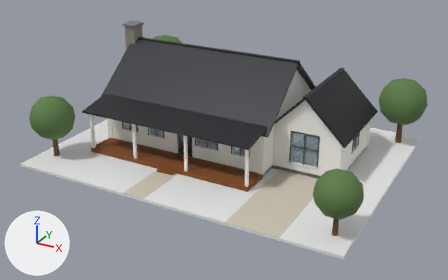
A saved change to the glTF model public/samples/ar-project-viewer/models/farmhouse-white.glb.
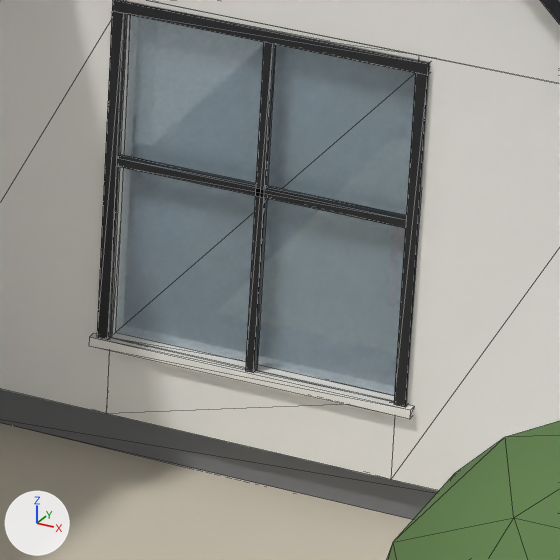
The first picture shows the older version from a camera (50 mm lens) standing at (0.375, -0.701, 0.367) and looking at (0.002, -0.023, 0.028). The close-ups show the older and then the newer version on the part from 63% to 74% of the width and 47% to 65% of the height of that picture. Only the edits that show in the close-ups are written down. Arrows for +X, +Y and +Z are at lower left; the lights stay in place. The close-ups show mesh edges as thin lines. Where no turn or scale is listed for an object, it has been applied to the vertices. Vertices at exactly the same position are counted once.

Names of what the first close-up shows: 'foundation', 'frame', 'glass', 'gravel', 'leaves', 'roof-siding', 'siding', 'trim' and 1 more.
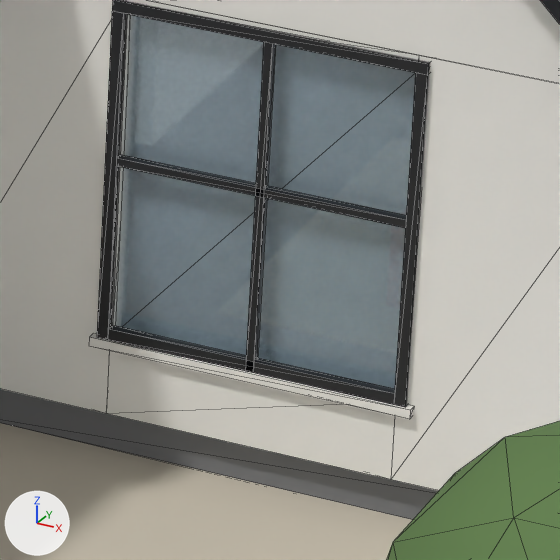
The change, as a diff of the scene's bpy script:
```diff
--- a/public/samples/ar-project-viewer/models/farmhouse-white.glb.py
+++ b/public/samples/ar-project-viewer/models/farmhouse-white.glb.py
@@ me_mesh_9 @@
 # used by ob_frame; location = (-0.045, 0.025, 0.0036)
-me_mesh_9.from_pydata(...)  # 468 vertices, 756 faces; spans x -0.123..0.213, y -0.083..0.083, z 0.006..0.059
+me_mesh_9.from_pydata(...)  # 890 vertices, 1476 faces; spans x -0.123..0.213, y -0.083..0.083, z 0.006..0.059
+# me_mesh_9 part 1: a new loose piece, a box spanning x 0.147..0.183, y -0.0526..-0.0514, z 0.016..0.0174, in mat_material_9 (black #1c1e22)
+# other edits to the shape of me_mesh_9 do not show in these pictures
 me_mesh_9.materials.append(mat_material_9)
```

Changed parts and their boxes [x1, y1, x2, y2] in the close-ups (560 x 560 px):
part 1 of me_mesh_9, added (black)
    after: [108, 325, 395, 405]
